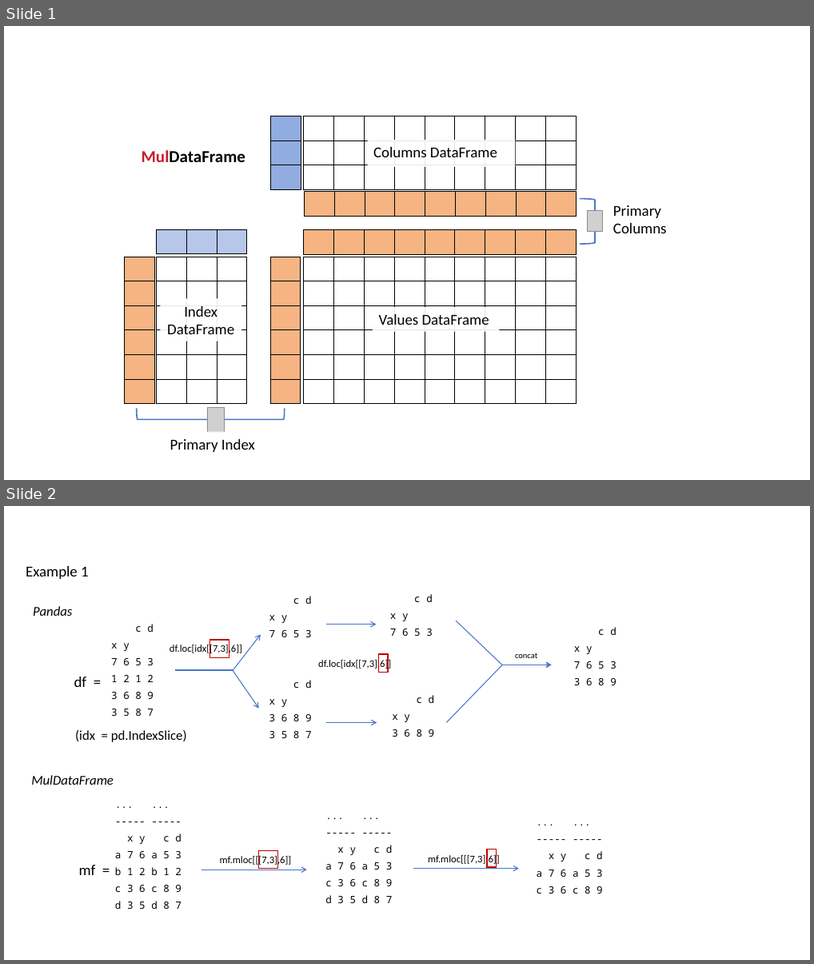
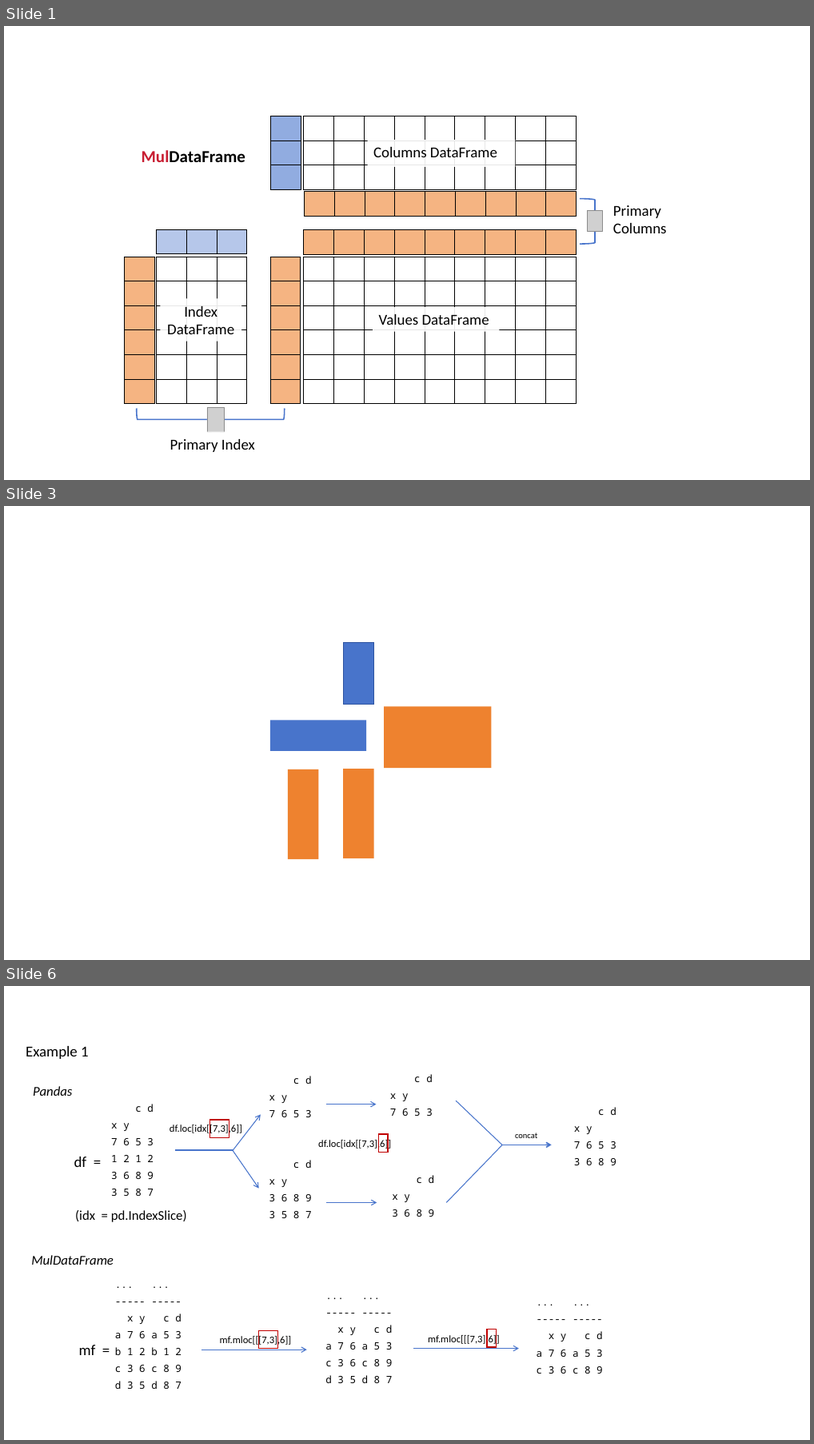
Before and after one commit to frlender/muldataframe, a slide deck: legacy/Presentation1.pptx. Shown one above the other, each under a label of ours: slides 1 and 2 before the commit, slides 1, 3 and 6 after it; the slides between them are not shown. The pictures are 814x964 and 814x1444 pixels, drawn with LibreOffice and Linux fonts; fonts in the diff are those of the drawing; grey boxes stand for pictures. Boxes give left, top, right and bottom in pixels: in the first picture for what was removed or moved away, otherwise in the second. Text is boxed around its words. In the diff, an @@ line names an element or a change of style, - is before the commit and + after.

```diff
--- a/legacy/Presentation1.pptx
+++ b/legacy/Presentation1.pptx
@@ slide 3 added at bbox=[4, 506, 810, 960], background #FFFFFF @@
@@ rectangle added at bbox=[344, 643, 374, 704], fill #4874CB, outline #2E54A1 1 pt @@
@@ rectangle added at bbox=[270, 720, 366, 751], fill #4874CB @@
@@ rectangle added at bbox=[385, 706, 491, 768], fill #EE822F @@
@@ rectangle added at bbox=[288, 769, 319, 859], fill #EE822F @@
@@ rectangle added at bbox=[343, 769, 374, 858], fill #EE822F @@
@@ what was slide 2 is now slide 6 @@
```
Also in this commit, not shown: 3 other slides added, 8 other files.
